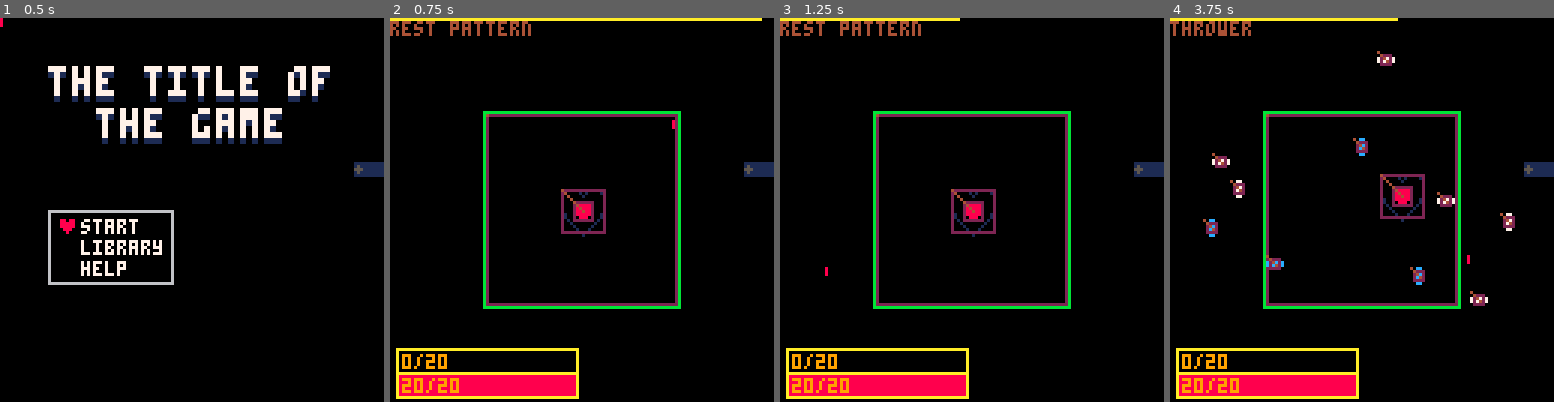
Above: before the commit, frames 1-4 (left to right).
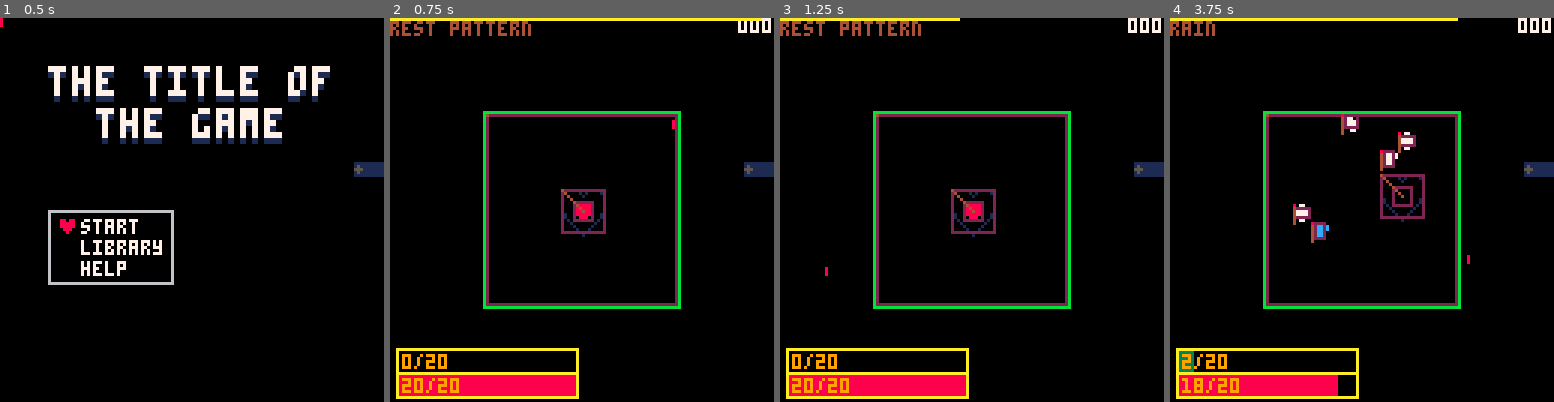
Above: after the commit, the same moments.

Repository: GiovanH/Pico8_Dev
Game: PICO-8 cartridge undertale.p8
Same seed, same stepped clock (60 frames per second), same inputs: the game is played once before the commit and once after it.
Inputs (mouse positions are in pixels of both pictures, inside the frame that each line leads up to):
- Up to frame 1 (0.5 s): tap X (X key) at 0.33 s
- Up to frame 2 (0.75 s): click (670, 121) at 0.67 s; tap O (Z key) at 0.7 s
- Up to frame 3 (1.25 s): tap X (X key) at 1.07 s; click (826, 267) at 1.22 s
- Up to frame 4 (3.75 s): hold Right 1.6-2.1 s; tap O (Z key) every 0.4 s from 1.7 to 3.7 s; click (1277, 114) at 1.77 s; tap X (X key) at 1.85, 2.97 s; hold Up 2.15-2.42 s; click (1342, 259) at 2.32 s; hold Right 2.47-3.03 s; click (1404, 106) at 2.87 s; hold Left 3.08-3.58 s; click (1465, 256) at 3.42 s; hold Down from 3.63 s (still down)

Frame 1 is identical in both runs. In frame 2, 0.2% of the frame differs, in the area x 90-100%, y 0-4%; in frame 3, 0.2%; in frame 4, 3.5%, in the area x 0-100%, y 0-99%.

Commit message:
Raster missile, score test

Diff:
--- a/undertale.p8
+++ b/undertale.p8
@@ -284,9 +284,9 @@
 end
 
 -- print with shadow (optionally center)
-local function prints(s, x, y, c1, c2, center)
+local function prints(s, x, y, c1, c2, left)
  local screen_width = 128
- if (center) x = (screen_width - (#s * 4)) / 2
+ if (left) x -= (#s * 4)
  print(s, x, y+1, c2 or 1)
  print(s, x, y, c1 or 7)
 end
@@ -855,6 +855,7 @@
  if (self.sp >= 20) then
   self.sp = 0
   self.hp = min(20, self.hp + 1)
+  self.stage:addscore(2)
  end
  return true
 end
@@ -910,8 +911,10 @@
 
 local t_warnbox = mob:extend{}
 function t_warnbox:draw()
- rect(mrconcatu(self.hbox:grow(vec_noneone), 8))
- mob.draw(self)
+ color(8)
+ rect(self.hbox:grow(vec_noneone):unpack())
+ print("!", self.hbox:center():__sub(1, 3):unpack())
+ -- mob.draw(self)
 end
 
 -- Bullets
@@ -925,7 +928,9 @@
  bsize = vec(5, 5),
  vel = vec(0, 0.3),
  acc = vec(0, 0),
- dmg_color = nil
+ dmg_color = nil,
+ destroy_on_dmg = true,
+
 }
 function t_bullet:init(pos)
  -- Center
@@ -942,7 +947,7 @@
 function t_bullet:oncollide(player)
  if (self:canhit(player)) then
   local didhit = player:dmghit(self.dmg)
-  if (didhit) self:destroy()
+  if (self.destroy_on_dmg and didhit) self:destroy()
  end
 end
 function t_bullet:update()
@@ -953,6 +958,16 @@
  if (self.dmg_color == "orange") self.paltab = {[7]=9}
 
  mob.update(self)
+end
+function t_bullet:drawdebug()
+ mob.drawdebug(self)
+ if debug then
+  local spx, spy = self.pos:unpack()
+  line(spx, spy,
+   mrconcatu(self.pos+self.vel*20, 4))
+  line(spx, spy,
+   mrconcatu(self.pos+self.acc*10, 8))
+ end
 end
 
 local b_fall = t_bullet:extend{
@@ -984,7 +999,6 @@
 local b_mine = t_bullet:extend{
  ttl = 800,
  anim = {001},
- frame_len = 4,
  dmg = 1,
  size = vec(4),
  bsize = vec(4),
@@ -1011,6 +1025,39 @@
  local arena = self.stage.arena
  yieldn(self.delay)
  self.vel = self.stage.o_soul.pos:__sub(self.pos):norm()
+end
+
+
+local b_missile = t_bullet:extend{
+ ttl = 600,
+ dmg = 1,
+ anim = nil,
+ size = vec(4),
+ bsize = vec(4),
+ destroy_on_dmg = false
+}
+function b_missile:update()
+ local v_towards = self.stage.o_soul.pos:__sub(self.pos):norm()
+ -- self.acc = self.acc:norm()*0.4+ v_towards*0.05
+ self.vel = self.vel:norm()*0.35 + v_towards*0.05
+ t_bullet.update(self)
+ self.v_towards = v_towards
+end
+function b_missile:draw()
+ local rasters = {
+  vec(-6, 3),
+  vec(-6, -3),
+  vec(2, 0)
+ }
+ local theta = atan2(self.v_towards:unpack())
+ local prev = self.pos + vec(0)
+ for i, v in ipairs(rasters) do
+  local x, y = v:unpack()
+  local thisv = self.pos + vec(cos(theta)*x-sin(theta)*y, sin(theta)*x+cos(theta)*y)
+  line(mrconcatu(thisv, mrconcatu(prev, 7)))
+  prev = thisv
+ end
+t_bullet.draw(self)
 end
 
 -- Patterns
@@ -1113,16 +1160,25 @@
 
 local pat_miner = t_pattern:extend{
  name = "miner",
- lifespan = 6 * 60
-}
+ lifespan = 6 * 60,
+ density = 4
+}
+function pat_miner.wdensity(d)
+ function c()
+  local m = pat_miner()
+  m.density = d
+  return m
+ end
+ return c
+end
 function pat_miner:coupdate()
  local arena = self.stage.arena
  local o_soul = self.stage.o_soul
  local warntime = 45
  local vecs = {}
- for x = 0, 3 do
-  for y = 0, 3 do
-   add(vecs, (vec(0.5)+vec(x, y))/4)
+ for x = 0, self.density-1 do
+  for y = 0, self.density-1 do
+   add(vecs, (vec(0.5)+vec(x, y))/self.density)
   end
  end
  shuffle_table(vecs)
@@ -1143,13 +1199,22 @@
  end
 end
 
+
+local pat_missile = t_pattern:extend{
+ name = "missile",
+ lifespan = 8 * 60
+}
+function pat_missile:coupdate()
+ self:addchild(b_missile(vec(0, rndr(0,128))))
+end
+
 local pat_comptest = t_pattern_compound:extend{
  name = "compound pattern",
- subpatterns = {pat_miner, pat_rain}
+ subpatterns = {pat_miner.wdensity(3), pat_missile}
 }
 
 local lib_patterns = {
-
+ pat_missile,
  pat_comptest,
  pat_miner,
  pat_rain,
@@ -1194,6 +1259,11 @@
   self.waveperfect = true
   while (self.cur_pattern) do yield() end
   printa("waveperfect", self.waveperfect)
+  if self.waveperfect then
+   self.stage:addscore(5)
+  else
+   self.stage:addscore(1)
+  end
  end
 end
 function t_arena:new_wave()
@@ -1219,6 +1289,20 @@
  print(label, 0, 1)
 end
 
+local t_scoreclock = entity:extend{}
+function t_scoreclock:drawui()
+ prints(self.stage.score..'00', 128, 0, 7, 0, true)
+end
+
+local t_scorefx = particle:extend{}
+function t_scorefx:init(pos, vel, score)
+ self.score = score
+ particle.init(self, pos, vel, vec_zero, 80, 0)
+end
+function t_scorefx:draw()
+ prints(self.score..'00', mrconcatu(self.pos, 7, 0, true))
+end
+
 st_game = stage:extend{}
 function st_game:init()
  stage.init(self)
@@ -1226,6 +1310,13 @@
  self.o_arena = self:add(t_arena(vec(32), false, vec(64)))
  self.o_soul = self:add(t_soul(self.o_arena.hbox:center()))
  self:add(t_graze(self.o_soul))
+ self:add(t_scoreclock())
+
+ self.score = 0
+end
+function st_game:addscore(points)
+ self.score += points
+ self:add(t_scorefx(vec(128, 0), vec(0, 1), points))
 end
 
 local t_inspectmenu = entity:extend{}
@@ -1321,12 +1412,12 @@
  if (debug) dbg.draw()
 end
 __gfx__
-08808800077000000000000000000000001111000111100000000000000000000000000000000000000000000000000000000000000000000000000000000000
-88888880777700000000000000000000010000101000010000000000000000000000000000000000000000000000000000000000000000000000000000000000
-88888880777700000000000000000000100000010000001000000000000000000000000000000000000000000000000000000000000000000000000000000000
-88888880077000000000000000000000100000000000001000000000000000000000000000000000000000000000000000000000000000000000000000000000
-08888800000000000000000000000000100000000000001000000000000000000000000000000000000000000000000000000000000000000000000000000000
-00888000000000000000000000000000100000000000001000000000000000000000000000000000000000000000000000000000000000000000000000000000
+08808800077000000000000000000000001111000111100000700000077000000777000000700000000000000000000000000000000000000000000000000000
+88888880777700000000000000000000010000101000010007770000777770007777700007770000000000000000000000000000000000000000000000000000
+88888880777700000000000000000000100000010000001007770000777777007777700007770000000000000000000000000000000000000000000000000000
+88888880077000000000000000000000100000000000001077777000777770000777000077777000000000000000000000000000000000000000000000000000
+08888800000000000000000000000000100000000000001077777000077000000777000077777000000000000000000000000000000000000000000000000000
+00888000000000000000000000000000100000000000001007770000000000000070000007770000000000000000000000000000000000000000000000000000
 00080000000000000000000000000000100000000000001000000000000000000000000000000000000000000000000000000000000000000000000000000000
 00000000000000000000000000000000100000000000001000000000000000000000000000000000000000000000000000000000000000000000000000000000
 00770000077000000000000000077000010000000000010000000000000000000000000000000000000000000000000000000000000000000000000000000000
@@ -1346,169 +1437,5 @@
 ccddeeff000000000000000000000000000000000000000000000000000000000000000000000000000000000000000000000000000000000000000000000000
 ccddeeff000000000000000000000000000000000000000000000000000000000000000000000000000000000000000000000000000000000000000000000000
 
-__gff__
-0000000000000000000000000000000000000000000000000000000000000000000000000000000000000000000000000000000000000000000000000000000000000000000000000000000000000000000000000000000000000000000000000000000000000000000000000000000000000000000000000000000000000000
-0000000000000000000000000000000000000000000000000000000000000000000000000000000000000000000000000000000000000000000000000000000000000000000000000000000000000000000000000000000000000000000000000000000000000000000000000000000000000000000000000000000000000000
-__map__
-0000000000000000000000000000000000000000000000000000000000000000000000000000000000000000000000000000000000000000000000000000000000000000000000000000000000000000000000000000000000000000000000000000000000000000000000000000000000000000000000000000000000000000
-0000000000000000000000000000000000000000000000000000000000000000000000000000000000000000000000000000000000000000000000000000000000000000000000000000000000000000000000000000000000000000000000000000000000000000000000000000000000000000000000000000000000000000
-0000000000000000000000000000000000000000000000000000000000000000000000000000000000000000000000000000000000000000000000000000000000000000000000000000000000000000000000000000000000000000000000000000000000000000000000000000000000000000000000000000000000000000
-0000000000000000000000000000000000000000000000000000000000000000000000000000000000000000000000000000000000000000000000000000000000000000000000000000000000000000000000000000000000000000000000000000000000000000000000000000000000000000000000000000000000000000
-0000000000000000000000000000000000000000000000000000000000000000000000000000000000000000000000000000000000000000000000000000000000000000000000000000000000000000000000000000000000000000000000000000000000000000000000000000000000000000000000000000000000000000
-0000000000000000000000000000000000000000000000000000000000000000000000000000000000000000000000000000000000000000000000000000000000000000000000000000000000000000000000000000000000000000000000000000000000000000000000000000000000000000000000000000000000000000
-0000000000000000000000000000000000000000000000000000000000000000000000000000000000000000000000000000000000000000000000000000000000000000000000000000000000000000000000000000000000000000000000000000000000000000000000000000000000000000000000000000000000000000
-0000000000000000000000000000000000000000000000000000000000000000000000000000000000000000000000000000000000000000000000000000000000000000000000000000000000000000000000000000000000000000000000000000000000000000000000000000000000000000000000000000000000000000
-0000000000000000000000000000000000000000000000000000000000000000000000000000000000000000000000000000000000000000000000000000000000000000000000000000000000000000000000000000000000000000000000000000000000000000000000000000000000000000000000000000000000000000
-0000000000000000000000000000000000000000000000000000000000000000000000000000000000000000000000000000000000000000000000000000000000000000000000000000000000000000000000000000000000000000000000000000000000000000000000000000000000000000000000000000000000000000
-0000000000000000000000000000000000000000000000000000000000000000000000000000000000000000000000000000000000000000000000000000000000000000000000000000000000000000000000000000000000000000000000000000000000000000000000000000000000000000000000000000000000000000
-0000000000000000000000000000000000000000000000000000000000000000000000000000000000000000000000000000000000000000000000000000000000000000000000000000000000000000000000000000000000000000000000000000000000000000000000000000000000000000000000000000000000000000
-0000000000000000000000000000000000000000000000000000000000000000000000000000000000000000000000000000000000000000000000000000000000000000000000000000000000000000000000000000000000000000000000000000000000000000000000000000000000000000000000000000000000000000
-0000000000000000000000000000000000000000000000000000000000000000000000000000000000000000000000000000000000000000000000000000000000000000000000000000000000000000000000000000000000000000000000000000000000000000000000000000000000000000000000000000000000000000
-0000000000000000000000000000000000000000000000000000000000000000000000000000000000000000000000000000000000000000000000000000000000000000000000000000000000000000000000000000000000000000000000000000000000000000000000000000000000000000000000000000000000000000
-0000000000000000000000000000000000000000000000000000000000000000000000000000000000000000000000000000000000000000000000000000000000000000000000000000000000000000000000000000000000000000000000000000000000000000000000000000000000000000000000000000000000000000
-0000000000000000000000000000000000000000000000000000000000000000000000000000000000000000000000000000000000000000000000000000000000000000000000000000000000000000000000000000000000000000000000000000000000000000000000000000000000000000000000000000000000000000
-0000000000000000000000000000000000000000000000000000000000000000000000000000000000000000000000000000000000000000000000000000000000000000000000000000000000000000000000000000000000000000000000000000000000000000000000000000000000000000000000000000000000000000
-0000000000000000000000000000000000000000000000000000000000000000000000000000000000000000000000000000000000000000000000000000000000000000000000000000000000000000000000000000000000000000000000000000000000000000000000000000000000000000000000000000000000000000
-0000000000000000000000000000000000000000000000000000000000000000000000000000000000000000000000000000000000000000000000000000000000000000000000000000000000000000000000000000000000000000000000000000000000000000000000000000000000000000000000000000000000000000
-0000000000000000000000000000000000000000000000000000000000000000000000000000000000000000000000000000000000000000000000000000000000000000000000000000000000000000000000000000000000000000000000000000000000000000000000000000000000000000000000000000000000000000
-0000000000000000000000000000000000000000000000000000000000000000000000000000000000000000000000000000000000000000000000000000000000000000000000000000000000000000000000000000000000000000000000000000000000000000000000000000000000000000000000000000000000000000
-0000000000000000000000000000000000000000000000000000000000000000000000000000000000000000000000000000000000000000000000000000000000000000000000000000000000000000000000000000000000000000000000000000000000000000000000000000000000000000000000000000000000000000
-0000000000000000000000000000000000000000000000000000000000000000000000000000000000000000000000000000000000000000000000000000000000000000000000000000000000000000000000000000000000000000000000000000000000000000000000000000000000000000000000000000000000000000
-0000000000000000000000000000000000000000000000000000000000000000000000000000000000000000000000000000000000000000000000000000000000000000000000000000000000000000000000000000000000000000000000000000000000000000000000000000000000000000000000000000000000000000
-0000000000000000000000000000000000000000000000000000000000000000000000000000000000000000000000000000000000000000000000000000000000000000000000000000000000000000000000000000000000000000000000000000000000000000000000000000000000000000000000000000000000000000
-0000000000000000000000000000000000000000000000000000000000000000000000000000000000000000000000000000000000000000000000000000000000000000000000000000000000000000000000000000000000000000000000000000000000000000000000000000000000000000000000000000000000000000
-0000000000000000000000000000000000000000000000000000000000000000000000000000000000000000000000000000000000000000000000000000000000000000000000000000000000000000000000000000000000000000000000000000000000000000000000000000000000000000000000000000000000000000
-0000000000000000000000000000000000000000000000000000000000000000000000000000000000000000000000000000000000000000000000000000000000000000000000000000000000000000000000000000000000000000000000000000000000000000000000000000000000000000000000000000000000000000
-0000000000000000000000000000000000000000000000000000000000000000000000000000000000000000000000000000000000000000000000000000000000000000000000000000000000000000000000000000000000000000000000000000000000000000000000000000000000000000000000000000000000000000
-0000000000000000000000000000000000000000000000000000000000000000000000000000000000000000000000000000000000000000000000000000000000000000000000000000000000000000000000000000000000000000000000000000000000000000000000000000000000000000000000000000000000000000
-0000000000000000000000000000000000000000000000000000000000000000000000000000000000000000000000000000000000000000000000000000000000000000000000000000000000000000000000000000000000000000000000000000000000000000000000000000000000000000000000000000000000000000
-…(130 lines of a section not shown)…
+
+
Not shown, changed: the music (__music__) section of undertale.p8
Not shown, changed: the sound effects (__sfx__) section of undertale.p8
